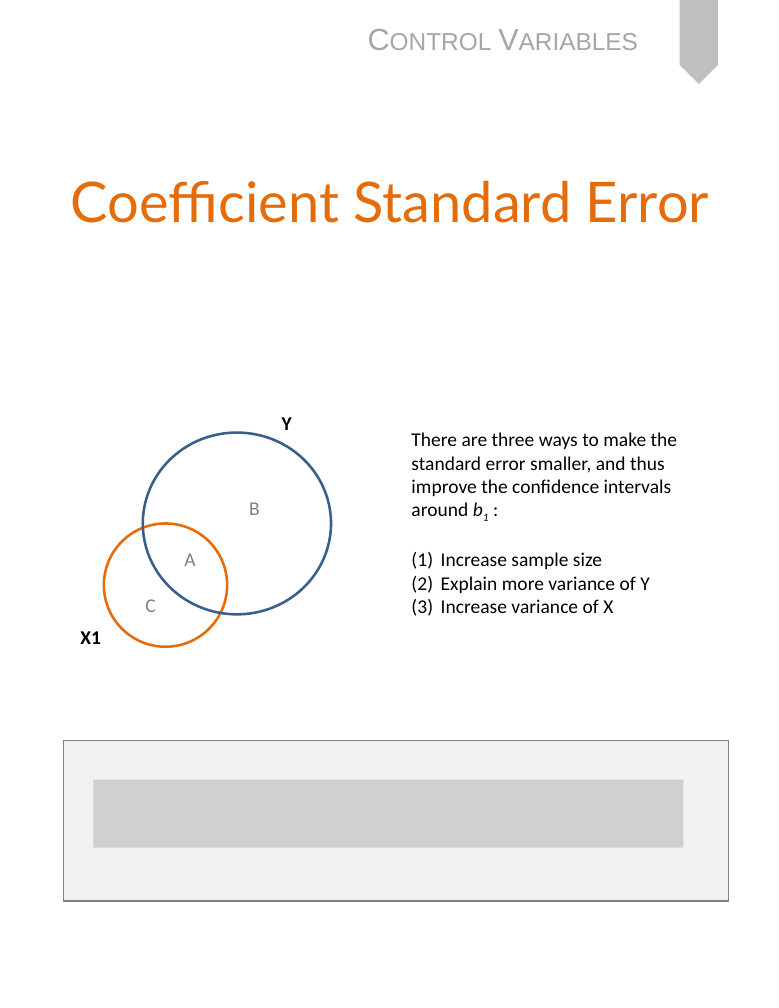
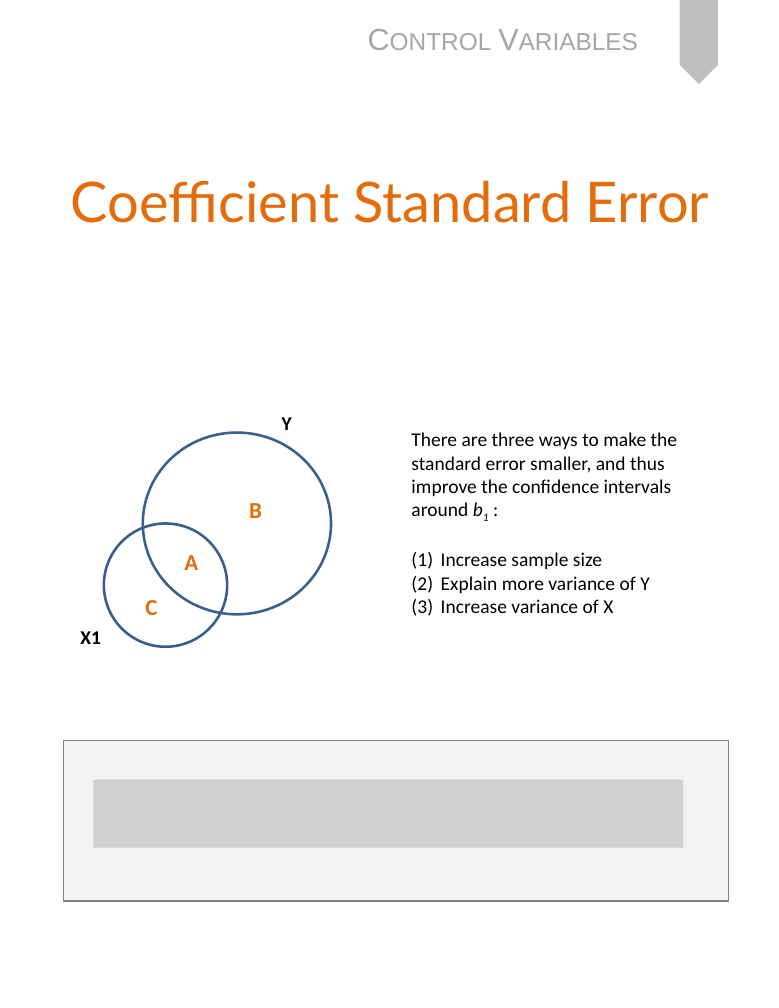
Before and after one commit to DS4PS/cpp-523-fall-2019, a slide deck: slide 10 of lectures/p-06-control-variables.pptx (slide 8 before the commit). Drawn at 779x1008 pixels with LibreOffice and Linux fonts; fonts in the diff are those of the drawing; grey boxes stand for pictures. Boxes give left, top, right and bottom in pixels: in the first picture for what was removed or moved away, otherwise in the second. Text is boxed around its words. In the diff, an @@ line names an element or a change of style, - is before the commit and + after.

```diff
--- a/lectures/p-06-control-variables.pptx
+++ b/lectures/p-06-control-variables.pptx
@@ ellipse at (x1=104, y1=523, x2=227, y2=647): outline #E46C0A 2 pt to #385D8A 2 pt @@
@@ size 15.3 to 18 pt, text colour #808080 to #E46C0A, bold on in 3 elements at (x1=184, y1=555, x2=198, y2=570), (x1=249, y1=503, x2=262, y2=518), (x1=145, y1=600, x2=157, y2=615) @@
```
Also in this commit, not shown: 3 other slides changed, 2 slides added, 3 other files.
